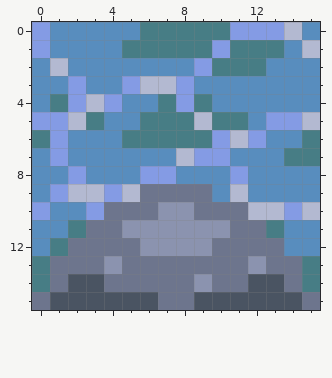
File history of a pixel-art sprite, Assets/Sprites/LevelObjects/WaterRock.png. This is how it looked before the edit.
The file is 16x16 pixels.
After the commit:
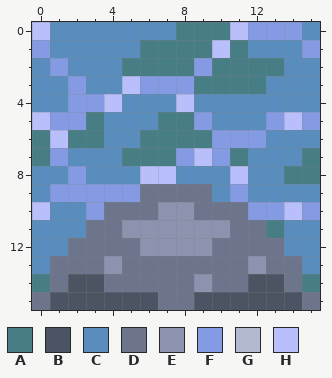
Palette (. is transparent): A #477d85  B #4a5462  C #588dbe  D #6d758d  E #8b93af  F #849be4  G #b3b9d1  H #b9bffb
Author's note on the commit: Water: slight change to asset coloring
What changed:
@@ x 0..15 @@
- 0 FCCCCCAAAAAFFFGC
- 1 FCCCCAAAAAFAAACG
- 2 CGCCCCCCCFAAACCC
- 3 CCFCCFGGFCCCCCCC
- 4 CAFGFCCAFACCCCCC
- 5 FFGACCAAAGAACFFG
- 6 AFCCCAAAAAFGFCCA
- 7 CFCCCCCCGFFCCCAA
- 8 CCFCCCFFCCCFCCCC
- 9 CFGGFGDDDDCGCCCC
-10 FCCFDDDEEDDDGGFG
-11 CCADDEEEEEEDDACC
-12 CADDDDEEEEDDDDCC
-13 ADDDEDDDDDDDEDDA
+ 0 HCCCCCCCAAAHFFFC
+ 1 FCCCCCAAAAHACCCF
+ 2 CFCCCAAAAFAAAACC
+ 3 CCFCCHFFFAAAACCC
+ 4 CCFFHCCCHCCCCCCC
+ 5 HFFACCCAAFCCCFHF
+ 6 AHAACCAAAAFFFCCC
+ 7 AFCCCAAAFHFACCCA
+ 8 CCFCCCHHCCCHCCAA
+ 9 CFFFFFDDDDCFCCCC
+10 HCCFDDDEEDDDFFHF
+11 CCCDDEEEEEEDDACC
+12 CCDDDDEEEEDDDDCC
+13 CDDDEDDDDDDDEDDC
 14 ADBBDDDDDEDDBBDA
Where, in picture pixels (left, top, right, bottom), the same in both pictures:
changed: (32, 22, 320, 274)
